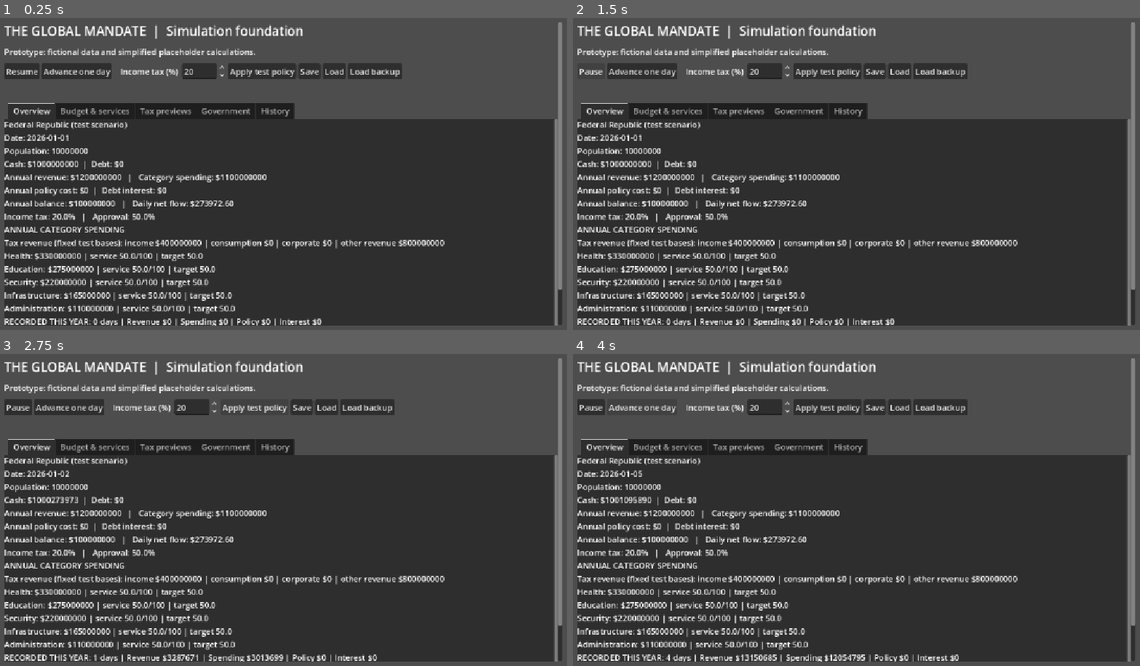
Above: before the commit, frames 1-4 (two rows, left to right).
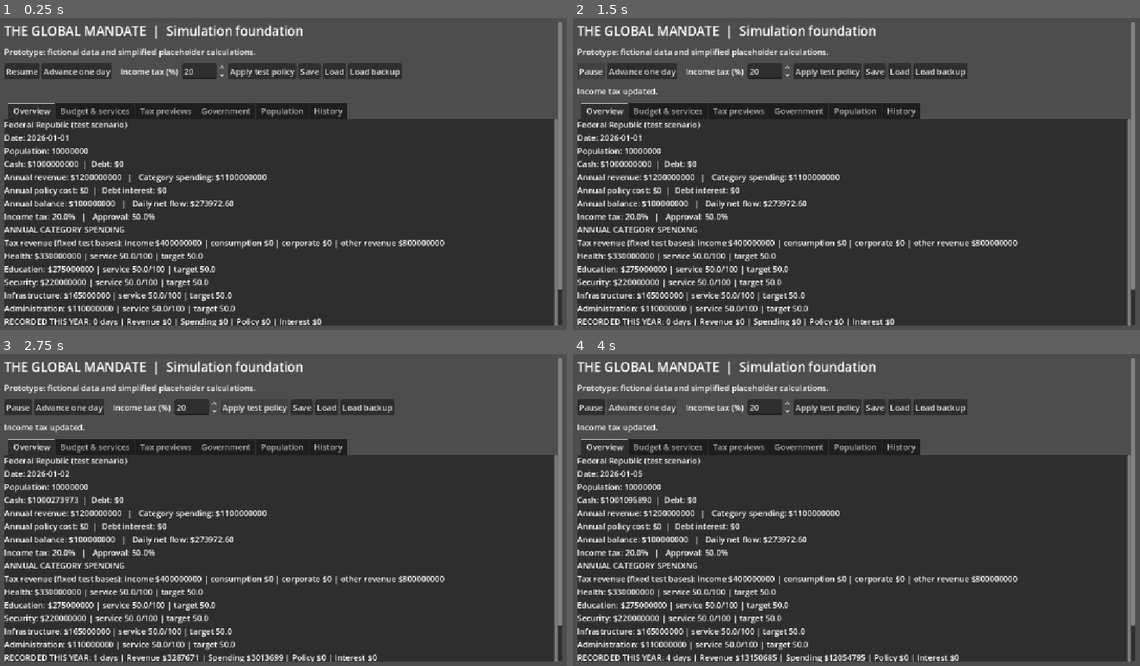
Above: after the commit, the same moments.

Repository: bhavishyadash/the-global-mandate
Game: Godot game, scene res://main.tscn
The game is run twice, just before and just after one commit, with the same random seed, the same clock (stepped at 60 frames per second) and the same inputs.
Inputs:
- Up to frame 1 (0.25 s): no input
- Up to frame 2 (1.5 s): click "Apply test policy" at 0.5 s; click "Resume" at 1.25 s
- Up to frame 3 (2.75 s): click "Apply test policy" at 2 s
- Up to frame 4 (4 s): click "Advance one day" at 2.75 s; click "Advance one day" at 3.5 s

The runs differ from the first frame. In frame 1, 0.5% of the frame differs, in the area x 46-62%, y 27-33%; in frame 2, 0.7%, in the area x 0-62%, y 22-33%; in frame 3, 0.7%; in frame 4, 0.7%.

Commit message:
Session 39: explain approval and strengthen fiscal checks

Diff:
--- a/simulation/world.gd
+++ b/simulation/world.gd
@@ -345,15 +345,18 @@
 	if not preview_politics.import_state(politics.export_state()):
 		return {}
 	var delta: float = rate - country.income_tax_rate
+	var projected_revenue: float = country.annual_revenue + delta * TEST_TAXABLE_BASE
+	if not is_finite(projected_revenue) or projected_revenue < 0.0:
+		return {}
 	preview_politics.apply_tax_change(delta)
 	return {
-		"annual_revenue": country.annual_revenue + delta * TEST_TAXABLE_BASE,
+		"annual_revenue": projected_revenue,
 		"approval": preview_politics.approval(),
 		"groups": preview_politics.groups.duplicate(true),
 	}
 
 func set_income_tax(rate: float) -> bool:
-	if not is_finite(rate) or rate < 0.0 or rate > 0.60:
+	if preview_income_tax(rate).is_empty():
 		return false
 	var previous: float = country.income_tax_rate
 	if is_equal_approx(rate, previous):
--- a/tests/integration_test.gd
+++ b/tests/integration_test.gd
@@ -37,5 +37,27 @@
 	assert(final_world.politics.election_count == 1)
 	DirAccess.remove_absolute(ProjectSettings.globalize_path(TEST_SAVE))
 	DirAccess.remove_absolute(ProjectSettings.globalize_path(TEST_SAVE + ".bak"))
+	# Multi-year deficit crosses a leap year and a save/load boundary while
+	# accumulated interest changes daily. Check the accounting identity daily.
+	var long_run = World.new()
+	long_run.country.treasury = 0.0
+	assert(long_run.set_annual_spending(2000000000.0))
+	var cumulative := 0.0
+	var resumed = World.new()
+	for day in range(1461):
+		var divisor := 366.0 if World.is_leap_year(long_run.date.year) else 365.0
+		cumulative += long_run.annual_balance() / divisor
+		long_run.advance_day()
+		assert(absf(long_run.country.treasury - long_run.country.debt - cumulative) < 0.1)
+		if day == 730:
+			assert(long_run.save_game(TEST_SAVE).is_empty())
+			assert(resumed.load_game(TEST_SAVE).is_empty())
+		elif day > 730:
+			resumed.advance_day()
+	assert(long_run.date.year == 2030 and long_run.politics.election_count == 1)
+	assert(resumed.date == long_run.date)
+	assert(absf(resumed.country.debt - long_run.country.debt) < 0.1)
+	assert(absf(resumed.country.approval - long_run.country.approval) < 0.001)
+	DirAccess.remove_absolute(ProjectSettings.globalize_path(TEST_SAVE))
 	print("Integrated scenario checks passed")
 	quit(0)
--- a/tests/simulation_test.gd
+++ b/tests/simulation_test.gd
@@ -80,6 +80,11 @@
 	assert(not world.set_income_tax(NAN))
 	assert(is_equal_approx(world.country.income_tax_rate, 0.25))
 	var high_tax_world = World.new()
+	var low_revenue = World.new()
+	low_revenue.country.annual_revenue = 0.0
+	assert(low_revenue.preview_income_tax(0.0).is_empty())
+	assert(not low_revenue.set_income_tax(0.0))
+	assert(low_revenue.country.annual_revenue == 0.0)
 	var before_preview: Dictionary = high_tax_world.country.duplicate(true)
 	var before_politics: Dictionary = high_tax_world.politics.export_state()
 	var prediction: Dictionary = high_tax_world.preview_income_tax(0.60)
--- a/tests/ui_test.gd
+++ b/tests/ui_test.gd
@@ -7,9 +7,11 @@
 	var screen = load("res://main.tscn").instantiate()
 	root.add_child(screen)
 	screen.set_process(false)
-	assert(screen.dashboard_tabs.get_tab_count() == 5)
+	assert(screen.dashboard_tabs.get_tab_count() == 6)
 	assert(screen.dashboard_tabs.get_tab_title(1) == "Budget & services")
 	assert(screen.dashboard_tabs.get_tab_title(3) == "Government")
+	assert(screen.dashboard_tabs.get_tab_title(4) == "Population")
+	assert("Raw" in screen.population_summary.text and "placeholders" in screen.population_summary.text)
 	screen.dashboard_tabs.current_tab = 3
 	assert(screen.dashboard_tabs.current_tab == 3)
 	screen._forecast_budget()
--- a/ui/main.gd
+++ b/ui/main.gd
@@ -27,6 +27,7 @@
 var dashboard_tabs: TabContainer
 var forecast_label: Label
 var comparison_label: Label
+var population_summary: Label
 const SAVE_PATH := "user://prototype_save.json"
 
 func _ready() -> void:
@@ -211,6 +212,7 @@
 	var finances := _make_dashboard_tab("Budget & services")
 	var taxes := _make_dashboard_tab("Tax previews")
 	var government := _make_dashboard_tab("Government")
+	var population := _make_dashboard_tab("Population")
 	var decisions := _make_dashboard_tab("History")
 	for node in [summary, explanation]:
 		node.reparent(overview)
@@ -236,6 +238,9 @@
 		node.reparent(taxes)
 	for node in [politics_summary, political_controls, directive_controls, directive_summary]:
 		node.reparent(government)
+	population_summary = Label.new()
+	population_summary.autowrap_mode = TextServer.AUTOWRAP_WORD_SMART
+	population.add_child(population_summary)
 	for node in [heading, history]:
 		node.reparent(decisions)
 	_refresh()
@@ -292,7 +297,7 @@
 	_refresh()
 
 func _apply_tax() -> void:
-	world.set_income_tax(tax.value / 100.0)
+	status.text = "Income tax updated." if world.set_income_tax(tax.value / 100.0) else "Income tax change is unavailable."
 	_refresh()
 
 func _additional_tax_kind() -> String:
@@ -395,6 +400,12 @@
 	lines.append("Repeal support: %d/100 seats (opponents of the policy)." % world.politics.votes_for_repeal())
 	lines.append("Test policy requires a majority, takes 100 days and then costs $%.0f per year. Next illustrative election: January 1, %d. Seat allocation is a simplified placeholder." % [world.PROCUREMENT_ANNUAL_COST, world.next_election_year()])
 	politics_summary.text = "\n".join(lines)
+	var people := PackedStringArray(["POPULATION APPROVAL — fictional test groups", "National approval is the population-share weighted average of group approval. Raw approval includes the initial value and prior tax responses; it is not a breakdown of individual causes. Services add a separate contribution. Displayed approval is clamped to 0–100%."])
+	for i in range(world.politics.groups.size()):
+		var group: Dictionary = world.politics.groups[i]
+		people.append("%s | %.0f%% of population (~%.0f people) | approval %.1f%%\n  Raw %.1f + services %+.1f points | sensitivity to +1 percentage point tax: income -%.2f, consumption -%.2f, corporate -%.2f points before limits." % [group.name, group.share * 100.0, c.population * group.share, group.approval, group.raw_approval, group.service_bonus, group.tax_sensitivity / 100.0, world.politics.ADDITIONAL_TAX_SENSITIVITIES.consumption[i] / 100.0, world.politics.ADDITIONAL_TAX_SENSITIVITIES.corporate[i] / 100.0])
+	people.append("Service contribution responds gradually to the average condition of the five services. The three groups and all sensitivities are placeholders, not real demographic data or a model of individual personalities.")
+	population_summary.text = "\n\n".join(people)
 	_refresh_directive()
 	history.text = "\n".join(world.events.slice(0, 8))
 	_update_tax_preview(tax.value)
Not shown, changed: docs/GAME_DEVELOPMENT_REPORT.md
Not shown, changed: docs/SESSION_39.md
